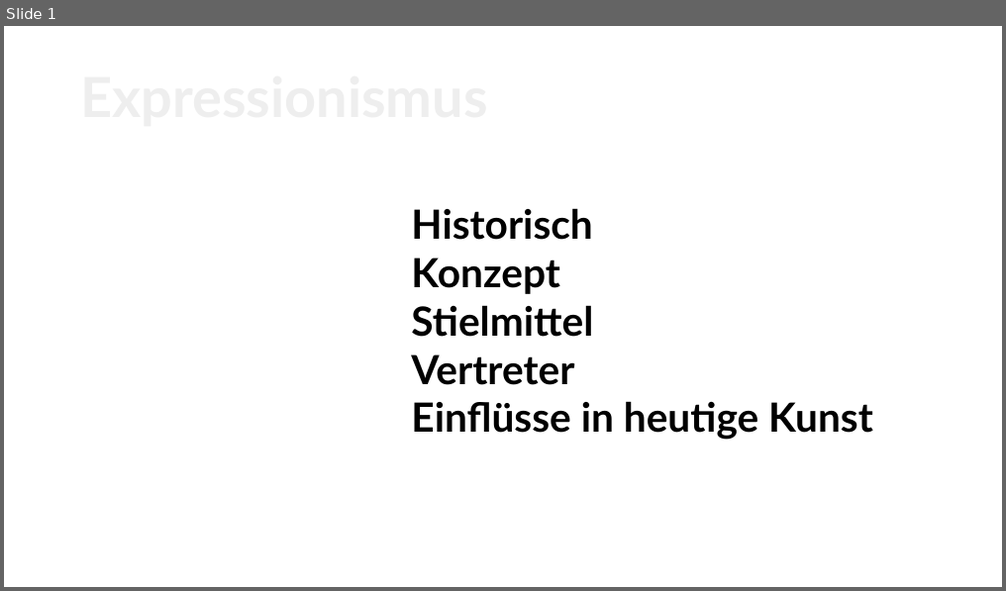
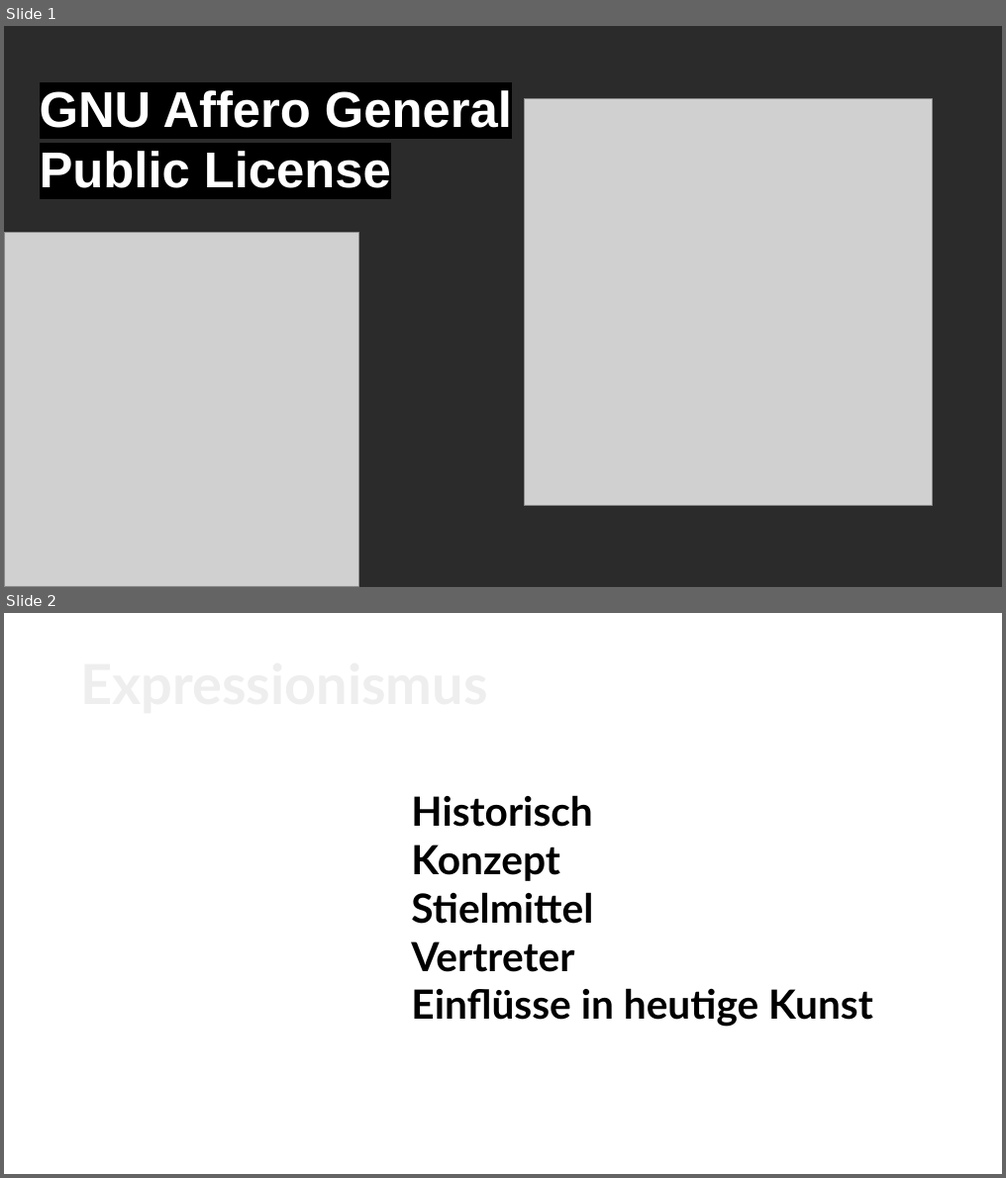
Before and after one commit to HeIIow2/abi-page, a slide deck: src/assets/deutsch/expressionismus.odp. Shown one above the other, each under a label of ours: slide 1 before the commit, slides 1 and 2 after it. The pictures are 1006x591 and 1006x1178 pixels, drawn with LibreOffice and Linux fonts; fonts in the diff are those of the drawing; grey boxes stand for pictures; background and template pictures are left out; a plain dark background stands for a picture behind light text. Boxes give left, top, right and bottom in pixels: in the first picture for what was removed or moved away, otherwise in the second. Text is boxed around its words. In the diff, an @@ line names an element or a change of style, - is before the commit and + after.

Commit message:
sdf

```diff
--- a/src/assets/deutsch/expressionismus.odp
+++ b/src/assets/deutsch/expressionismus.odp
@@ slide 1 added at (4,26,1002,587), background picture (left out) @@
@@ text added at (40,90,512,188), 40 pt, text #FFFFFF, bold @@
+GNU Affero General Public License
@@ picture added at (525,98,933,506) @@
@@ picture added at (4,233,359,587) @@
@@ what was slide 1 is now slide 2 @@
```
